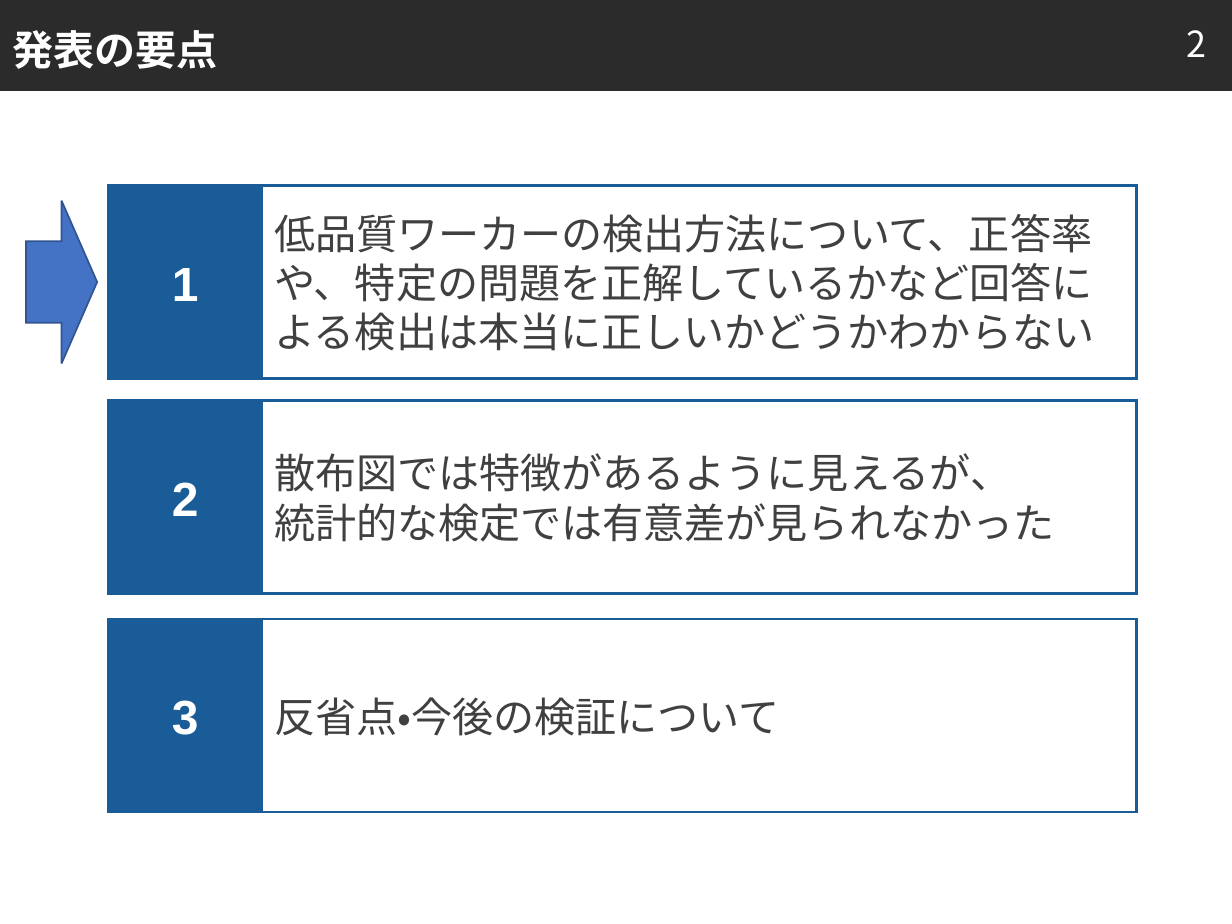
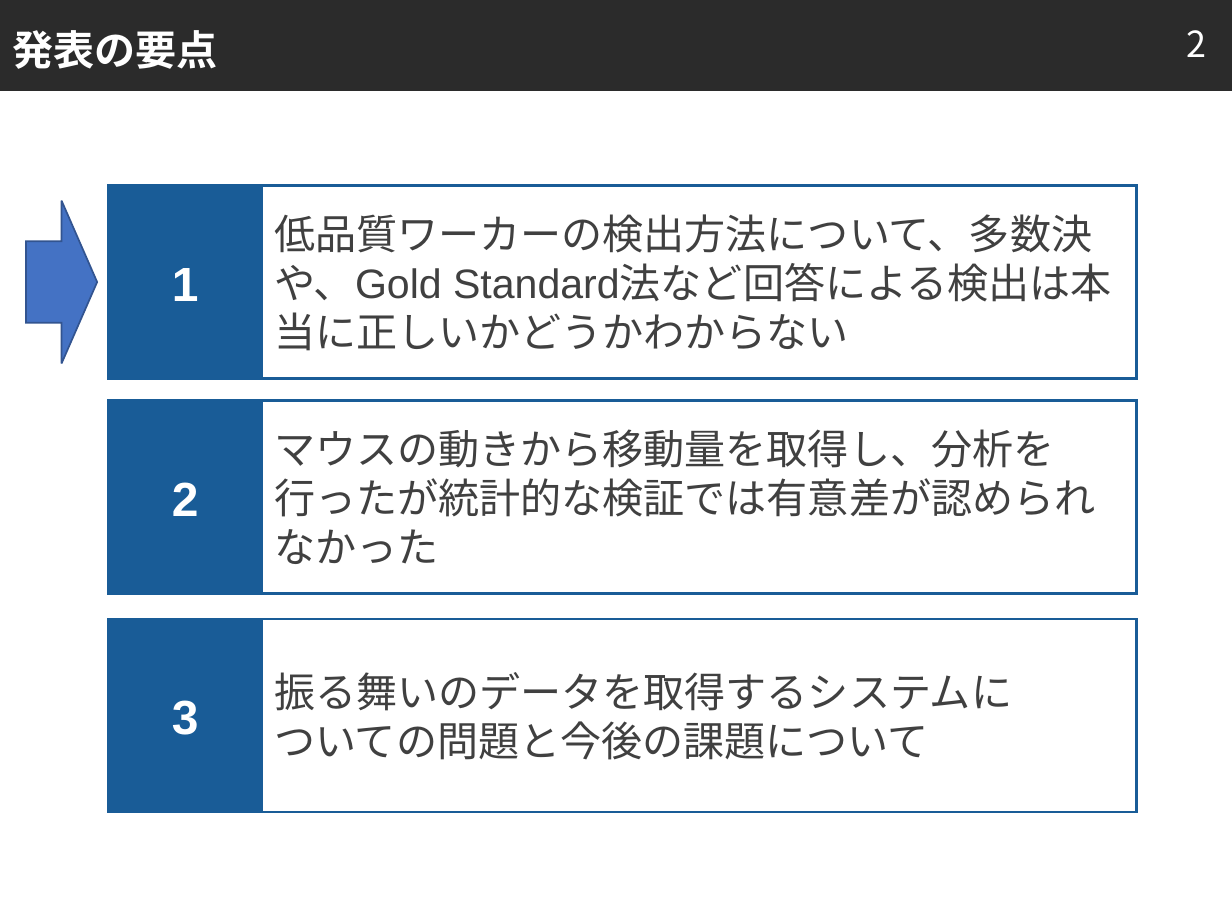
Before and after one commit to tomoya-mikami/task2, a slide deck: slide 2 of slide/presentation.pptx. Drawn at 1232x924 pixels with LibreOffice and Linux fonts; fonts in the diff are those of the drawing; background and template pictures are left out; a plain dark background stands for a picture behind light text. Boxes give left, top, right and bottom in pixels: in the first picture for what was removed or moved away, otherwise in the second. Text is boxed around its words. In the diff, an @@ line names an element or a change of style, - is before the commit and + after.

```diff
--- a/slide/presentation.pptx
+++ b/slide/presentation.pptx
@@ text in rectangle at [274, 214, 1092, 300]: text changed @@
-低品質ワーカーの検出方法について、正答率や、特定の問題を正解しているかなど回答による検出は本当に正しいかどうかわからない
+低品質ワーカーの検出方法について、多数決や、Gold Standard法など回答による検出は本当に正しいかどうかわからない
@@ text in rectangle at [274, 429, 1095, 564]: text changed @@
-散布図では特徴があるように見えるが、
-統計的な検定では有意差が見られなかった
+マウスの動きから移動量を取得し、分析を行ったが統計的な検証では有意差が認められなかった
@@ text in rectangle at [274, 672, 1012, 760]: text changed @@
-反省点・今後の検証について
+振る舞いのデータを取得するシステムに
+ついての問題と今後の課題について
```
Also in this commit, not shown: 13 other slides changed, 3 slides added, 1 slide removed, 1 other file.
